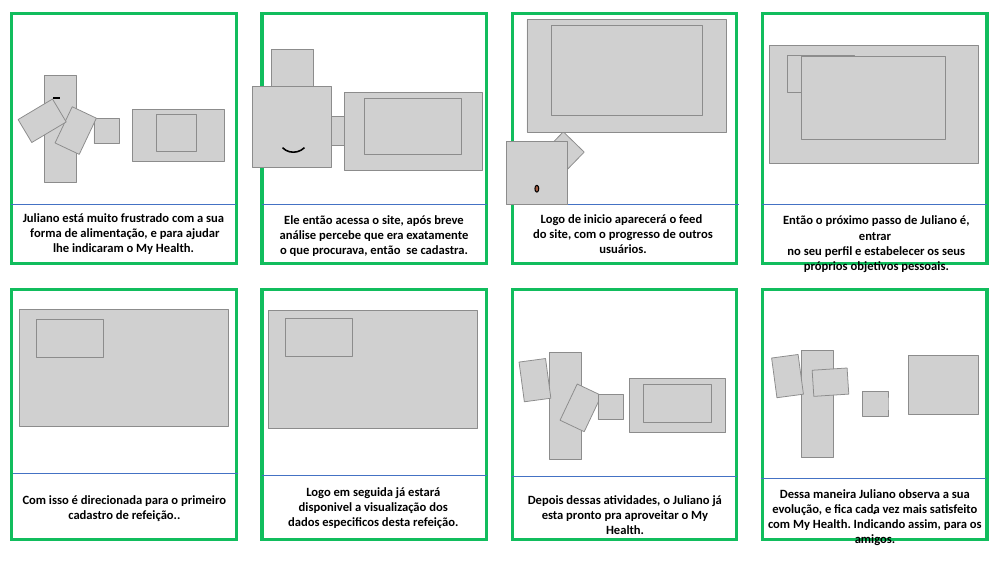
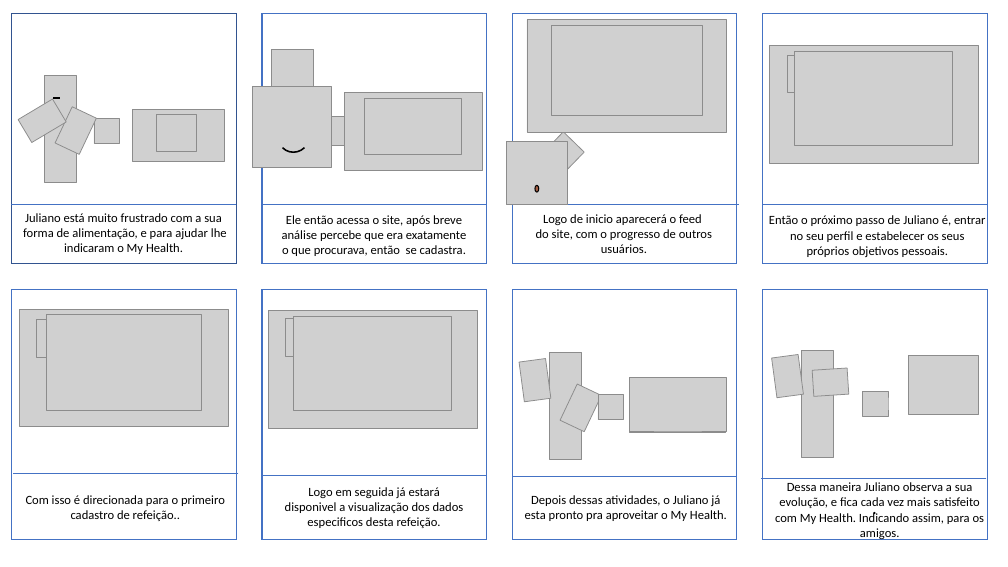
Before and after one commit to mileneoliveira/grupo04-react-web, a slide deck: slide 1 of Documentação/Documentação_Teorica/StoryboardMH.pptx. Drawn at 1008x567 pixels with LibreOffice and Linux fonts; fonts in the diff are those of the drawing; grey boxes stand for pictures. Boxes give left, top, right and bottom in pixels: in the first picture for what was removed or moved away, otherwise in the second. Text is boxed around its words. In the diff, an @@ line names an element or a change of style, - is before the commit and + after.

Commit message:
Storyboard atualizado
Storyboard atualizado

```diff
--- a/Documentação/Documentação_Teorica/StoryboardMH.pptx
+++ b/Documentação/Documentação_Teorica/StoryboardMH.pptx
@@ rectangle at (11, 14, 236, 264): outline #11BD5D 3 pt to #325491 1 pt @@
@@ picture: place and size @@
-picture at (802, 57, 946, 140)
+picture at (795, 51, 953, 146)
@@ outline #11BD5D 3 pt to #4472C4 1 pt in 7 elements at (262, 14, 487, 264), (513, 14, 737, 264), (763, 14, 988, 264), (11, 290, 236, 540), (262, 290, 487, 540), (513, 290, 737, 540), (763, 290, 988, 540) @@
@@ picture added at (47, 315, 201, 410) @@
@@ picture added at (294, 317, 451, 410) @@
@@ picture: place and size @@
-picture at (644, 385, 712, 423)
+picture at (630, 377, 726, 431)
@@ bold off in 8 elements at (23, 213, 227, 254), (282, 215, 466, 256), (769, 215, 985, 257), (536, 214, 712, 253), (285, 487, 464, 528), (525, 495, 727, 521), (26, 495, 225, 521), (775, 482, 985, 540) @@
@@ text "Dessa maneira Juliano observa a ...": place and size @@
-text "Dessa maneira Juliano observa a ..." at (768, 489, 982, 545)
+text "Dessa maneira Juliano observa a ..." at (775, 482, 985, 540)
```
